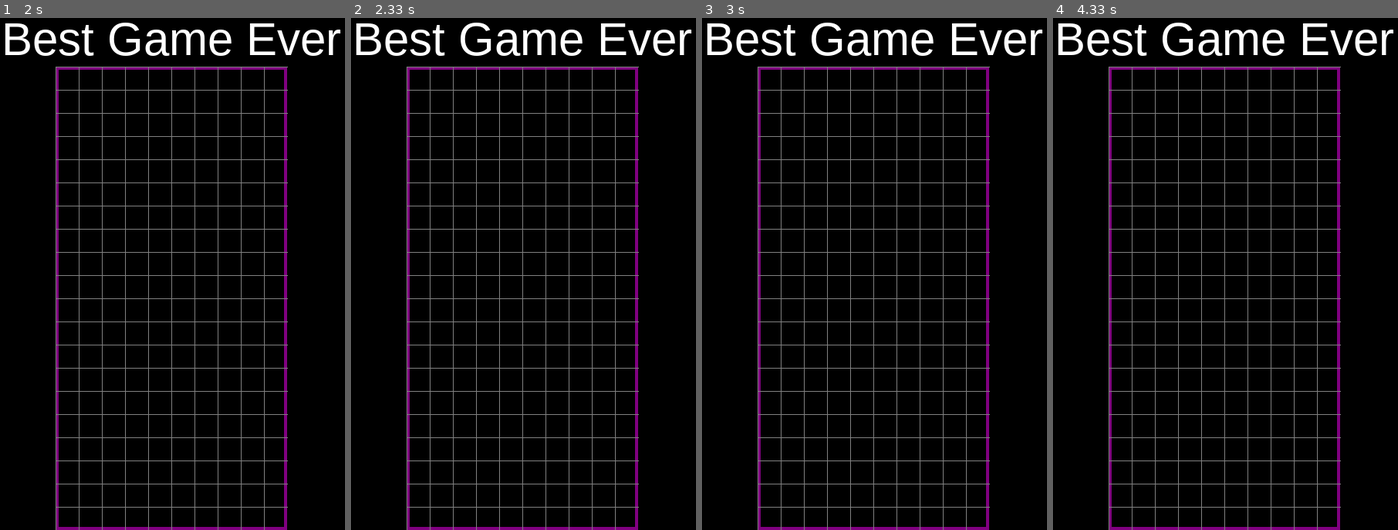
Above: before the commit, frames 1-4 (left to right).
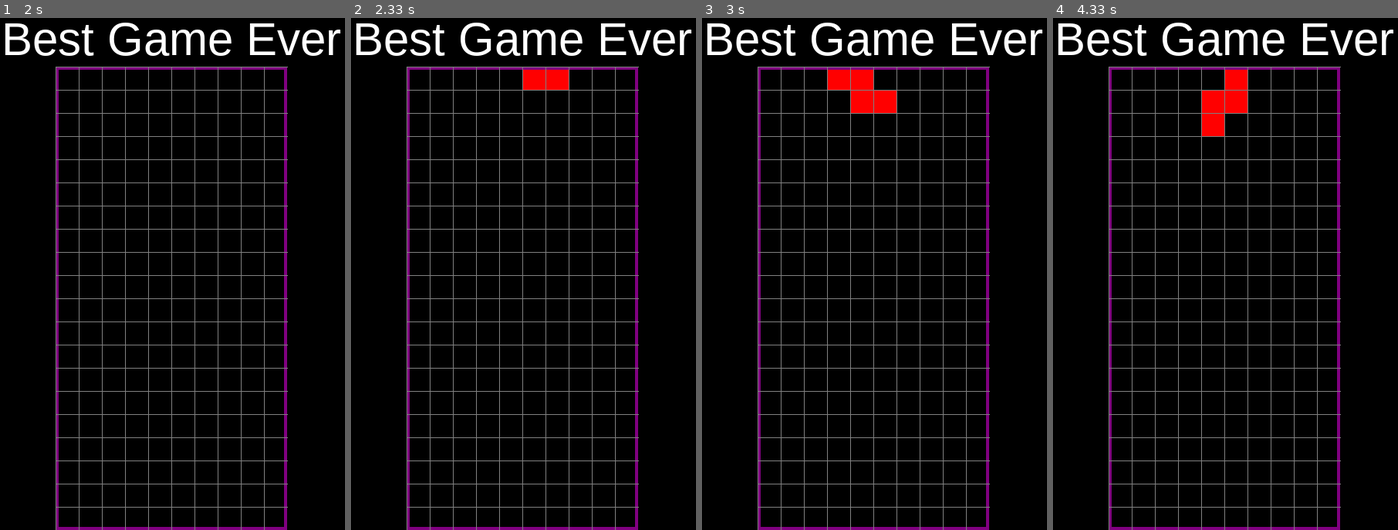
Above: after the commit, the same moments.

Repository: HelenaTeixeira/TetrisOnPygame
Game: pygame game, started from TetrisPygame.py
Two runs of this game, one before a commit and one after it. Both use one fixed random seed, a clock stepped at 60 frames per second and the inputs below.
Inputs:
- Up to frame 1 (2 s): hold Right 0.33-0.8 s; hold Left from 1.83 s (still down)
- Up to frame 2 (2.33 s): keep holding Left
- Up to frame 3 (3 s): release Left at 2.37 s; hold Down 2.4-2.7 s; hold Left from 2.73 s (still down)
- Up to frame 4 (4.33 s): release Left at 3.13 s; hold Up 3.17-3.53 s; hold Right 3.57-4.2 s; hold Down from 4.23 s (still down)

Frame 1 is identical in both runs. In frame 2, 0.5% of the frame differs, in the area x 49-64%, y 10-15%; in frame 3, 1.1%; in frame 4, 1.1%, in the area x 43-57%, y 10-24%.

Commit message:
base functionality done

Diff:
--- a/TetrisPygame.py
+++ b/TetrisPygame.py
@@ -158,15 +158,38 @@
     return grid
 
 def convert_shape_format(shape):
-    pass
-
+    positions=[]
+    format = shape.shape[shape.rotation % len(shape.shape)]     #rotação 1 % 4 = segunda sublista
+
+    for i, line in enumerate(format):
+        row= list(line)
+        for j, column in enumerate(row):
+            if column == '0':
+                positions.append((shape.x +j, shape.y +i))
+
+    for i,pos in enumerate(positions):
+        positions[i]=(pos[0]-2,pos[1]-4)        #move tudo um pouco para cima e esquerda
+
+    return positions
 
 def valid_space(shape, grid):
-    pass
+    accepted_pos=[[(j,i) for j in range(10) if grid[i][j] == (0,0,0)] for i in range(20)]        # [[(0,1)],[(2,3)]] --> [(0,1),(2,3)]
+    accepted_pos = [j for sub in accepted_pos for j in sub]                                      # flattens the list
+    formatted = convert_shape_format(shape)
+
+    for pos in formatted:
+        if pos not in accepted_pos:
+            if pos[1] >-1:              #
+                return False
+    return True
 
 
 def check_lost(positions):
-    pass
+    for pos in positions:
+        x,y=pos
+        if y<1:
+            return True
+    return False
 
 
 def get_shape():
@@ -216,13 +239,27 @@
 
     locked_positions = {}
     grid = create_grid(locked_positions)
+
     change_piece = False
     run=True
     current_piece=get_shape()
     next_piece=get_shape()
     clock= pygame.time.Clock()
     fall_time=0
+    fall_speed= 0.27
+
     while run:
+        grid =create_grid(locked_positions)
+        fall_time += clock.get_rawtime()            #qto tempo passou desde o ultimo tick ---> ms
+        clock.tick()
+
+        if fall_time/1000 >fall_speed:
+            fall_time=0
+            current_piece.y +=1
+            if not(valid_space(current_piece,grid)) and current_piece.y>0:
+                current_piece.y-=1
+                change_piece =True
+
         for event in pygame.event.get():
             if event.type == pygame.QUIT:
                 run= False
@@ -243,7 +280,27 @@
                     current_piece.rotation+=1
                     if not(valid_space(current_piece,grid)):
                         current_piece.rotation-=1
+
+        shape_pos = convert_shape_format(current_piece)
+
+        for i in range(len(shape_pos)):
+            x,y=shape_pos[i]
+            if y>-1:
+                grid[y][x] =current_piece.color
+
+        if change_piece:
+            for pos in shape_pos:               # lockedpositions --> {(1,2):(255,0,0)}
+                p=(pos[0],pos[1])
+                locked_positions[p] =current_piece.color
+            current_piece=next_piece
+            next_piece= get_shape()
+            change_piece=False
+
         draw_window(win,grid)
+        if check_lost(locked_positions):
+            run=False
+
+    pygame.display.quit()
 
 def main_menu(win):
     main(win)
